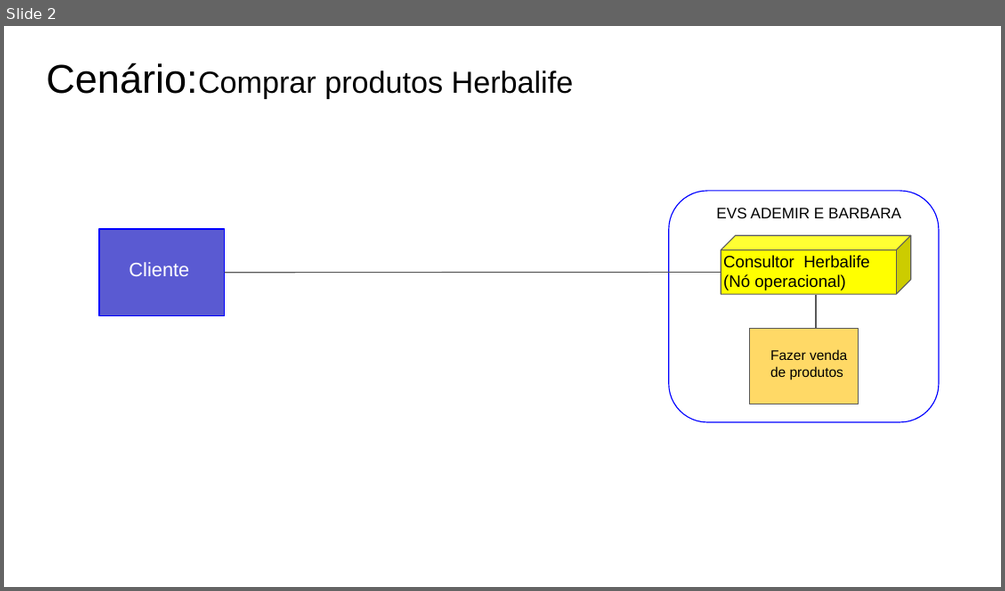
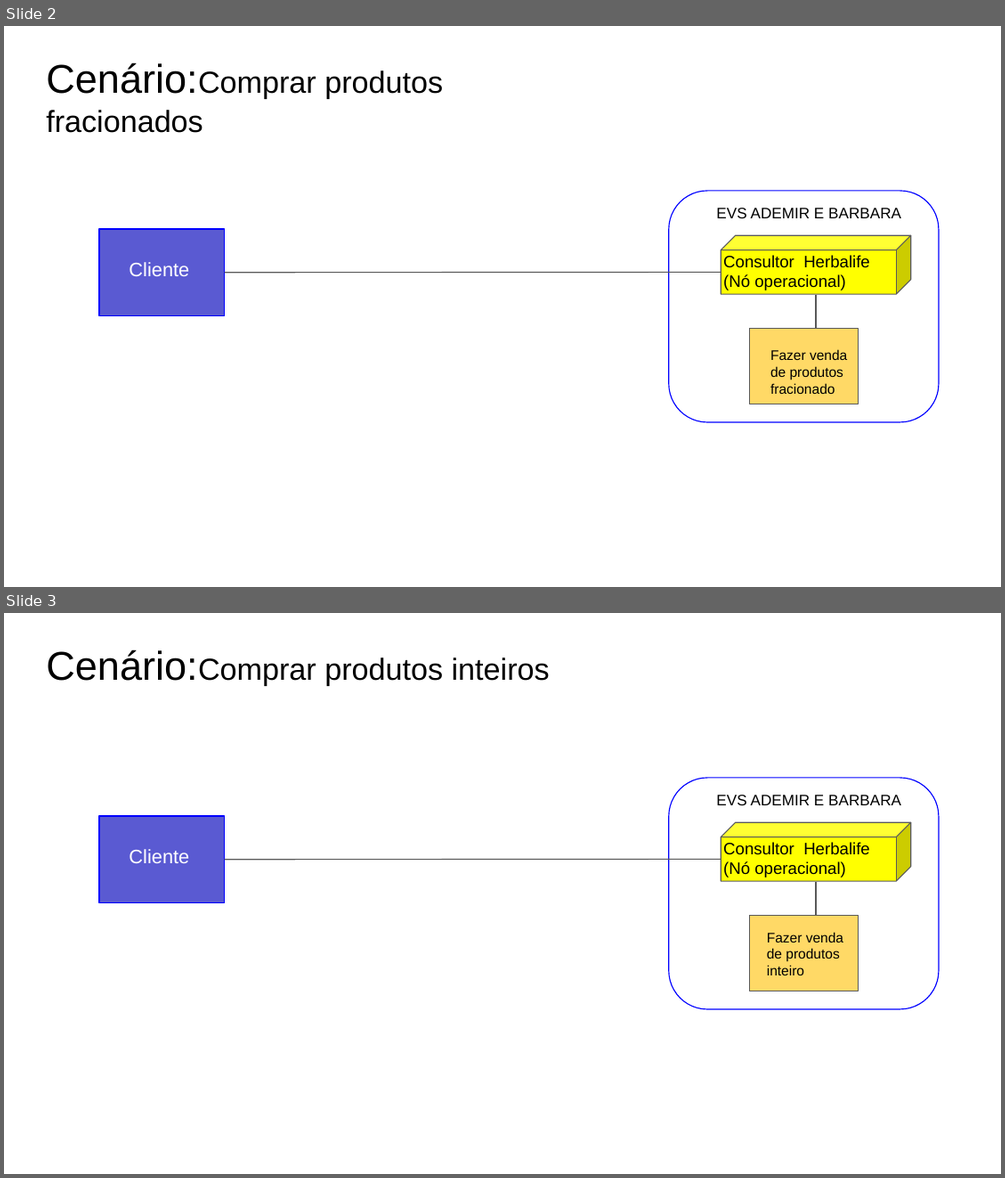
Before and after one commit to Viniciustertuliano/eng-soft, a slide deck: Artefatos/15 -Arquitetura de Negócio para cada Cenário.pptx. Shown one above the other, each under a label of ours: slide 2 before the commit, slides 2 and 3 after it. The pictures are 1005x591 and 1005x1178 pixels, drawn with LibreOffice and Linux fonts; fonts in the diff are those of the drawing. Boxes give left, top, right and bottom in pixels: in the first picture for what was removed or moved away, otherwise in the second. Text is boxed around its words. In the diff, an @@ line names an element or a change of style, - is before the commit and + after.

```diff
--- a/Artefatos/15 -Arquitetura de Negócio para cada Cenário.pptx
+++ b/Artefatos/15 -Arquitetura de Negócio para cada Cenário.pptx
@@ slide 3 added at <box>4,613,1001,1174</box>, background #FFFFFF @@
@@ text added at <box>46,649,550,686</box>, 22 pt, text #000000 @@
+Cenário:Comprar produtos inteiros
@@ rounded rectangle added at <box>669,778,939,1009</box>, outline #0000FF 0.75 pt @@
@@ text added at <box>716,795,901,805</box>, 11 pt, text #000000 @@
+EVS ADEMIR E BARBARA
@@ rectangle added at <box>100,816,225,903</box>, fill #5A5AD2, outline #0000FF 0.75 pt @@
@@ cube added at <box>720,822,911,881</box>, fill #FFFF00, outline #595959 0.75 pt @@
@@ text added at <box>129,849,189,863</box>, 14 pt, text #FFFFFF @@
+Cliente
@@ text added at <box>723,842,870,877</box>, 12 pt, text #000000 @@
+Consultor Herbalife
+(Nó operacional)
@@ line added from (225, 860) to (720, 860), #595959 0.75 pt @@
@@ line added from (816, 881) to (816, 915), #595959 0.75 pt @@
@@ rectangle added at <box>750,915,858,990</box>, fill #FFD966, outline #595959 0.75 pt @@
@@ text added at <box>767,932,843,975</box>, 10 pt, text #000000 @@
+Fazer venda de produtos inteiro
@@ line added from (832, 943) to (832, 943), #595959 0.75 pt @@
@@ slide 2 changed as well @@
@@ text at <box>46,62,443,133</box>: text changed @@
-Cenário:Comprar produtos Herbalife
+Cenário:Comprar produtos fracionados
@@ text at <box>770,349,847,394</box>: text changed @@
-Fazer venda de produtos
+Fazer venda de produtos fracionado
```
Also in this commit, not shown: 2 other slides changed, 11 other files.
